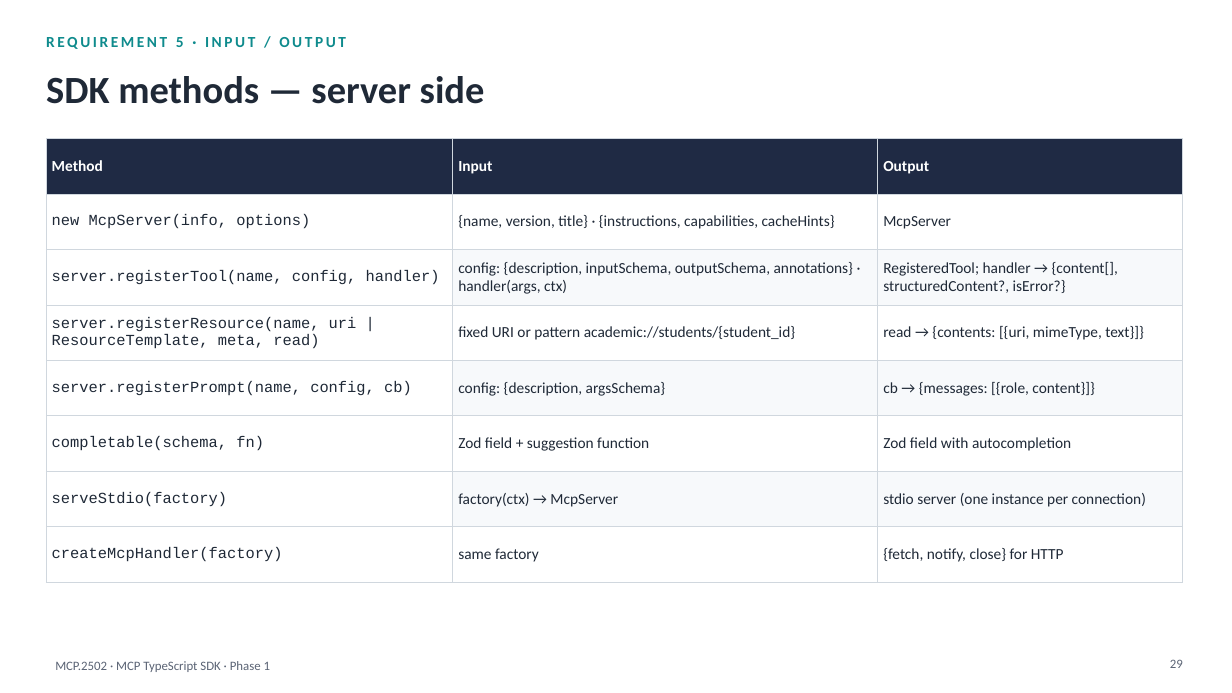
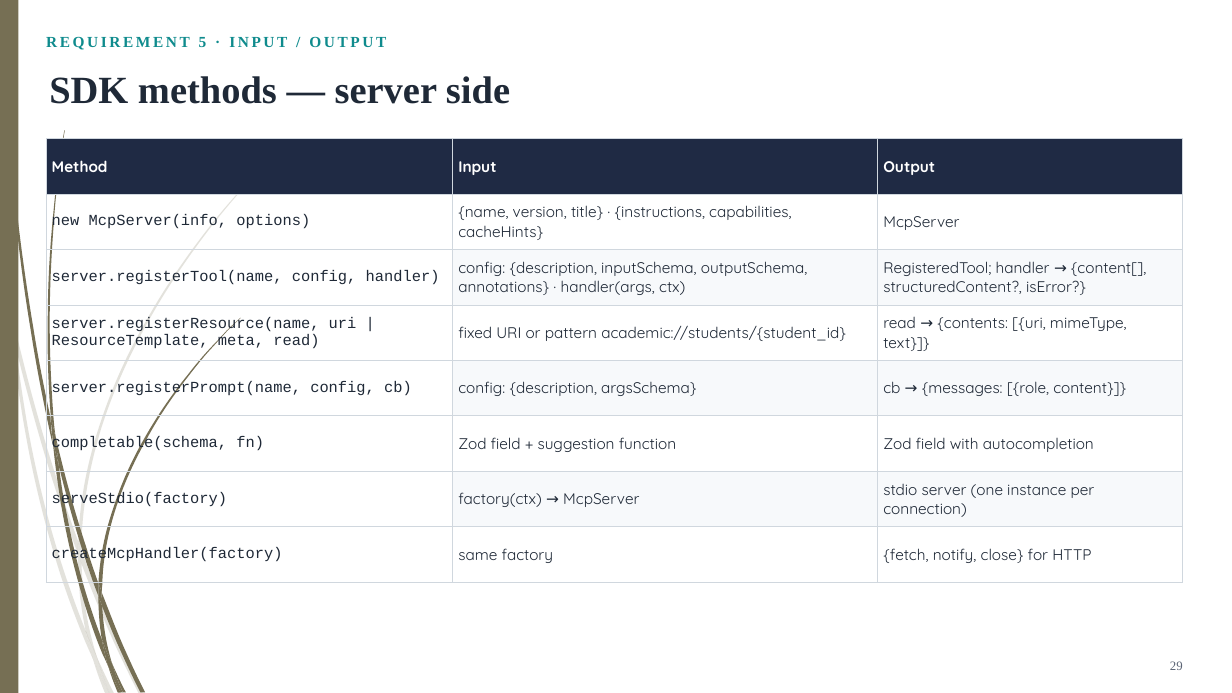
Before and after one commit to HaHiepThanh/mcp-ts, a slide deck: slide 29 of phase1/MCP-TS-SDK-phase1.pptx. Drawn at 1232x693 pixels with LibreOffice and Linux fonts; fonts in the diff are those of the drawing. Boxes give left, top, right and bottom in pixels: in the first picture for what was removed or moved away, otherwise in the second. Text is boxed around its words. In the diff, an @@ line names an element or a change of style, - is before the commit and + after.

```diff
--- a/phase1/MCP-TS-SDK-phase1.pptx
+++ b/phase1/MCP-TS-SDK-phase1.pptx
@@ rectangle added at [0, 0, 18, 693], fill #766F54 @@
@@ text "REQUIREMENT 5 · INPUT / ..." at [46, 36, 386, 50]: font Calibri to Times New Roman @@
@@ text "SDK methods — server side" at [49, 76, 510, 104]: font Calibri to Times New Roman @@
@@ table at [46, 139, 1183, 582] @@
@@ font Calibri to Quicksand in "Method", "Input", "Output", "{name, version, title} · {instructions, capabilities, cacheH ..." and 13 more places @@
@@ group added at [0, 141, 288, 693]: 10 freeform shapes @@
@@ group added at [3, 0, 240, 693]: 12 freeform shapes @@
@@ page number at [1170, 661, 1183, 670]: font Calibri to Times New Roman; vertical alignment top to middle @@
@@ text removed at [55, 661, 270, 672] @@
-MCP.2502 · MCP TypeScript SDK · Phase 1
```
Also in this commit, not shown: 45 other slides changed, 36 other files.
